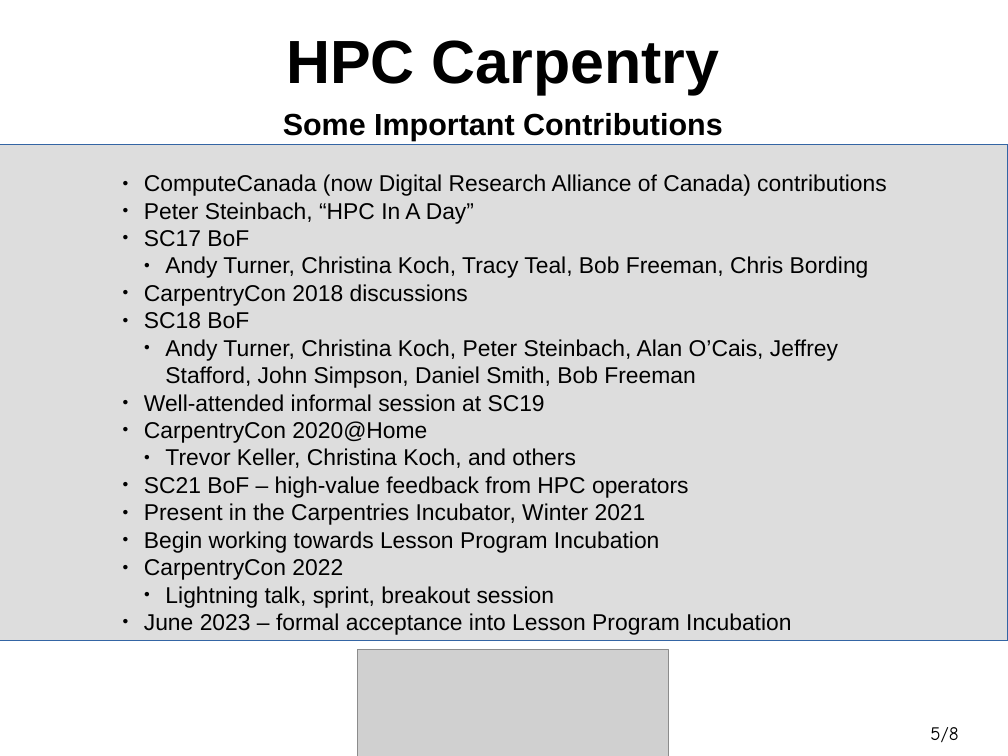
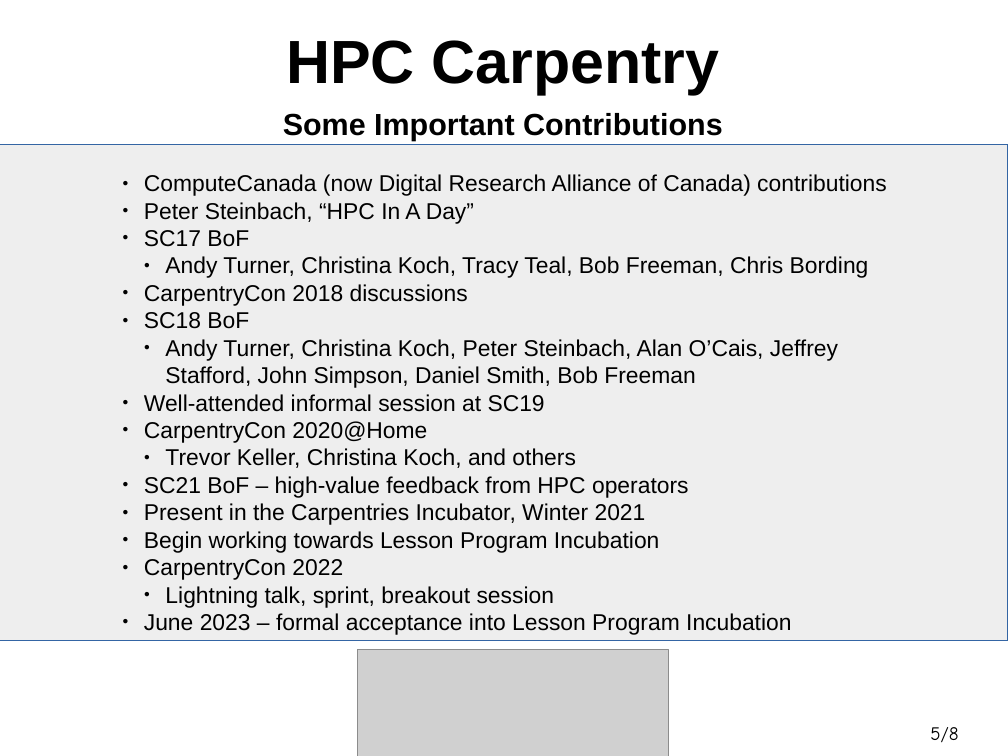
Before and after one commit to hpc-carpentry/coordination, a slide deck: slide 5 of conferences/SCA2024/sca2024_presentation.odp. Drawn at 1008x756 pixels with LibreOffice and Linux fonts; fonts in the diff are those of the drawing; grey boxes stand for pictures. Boxes give left, top, right and bottom in pixels: in the first picture for what was removed or moved away, otherwise in the second. Text is boxed around its words. In the diff, an @@ line names an element or a change of style, - is before the commit and + after.

```diff
--- a/conferences/SCA2024/sca2024_presentation.odp
+++ b/conferences/SCA2024/sca2024_presentation.odp
@@ rectangle at bbox=[0, 145, 1008, 640]: fill #DDDDDD to #EEEEEE @@
```
Also in this commit, not shown: 4 other slides changed, 1 other file.
